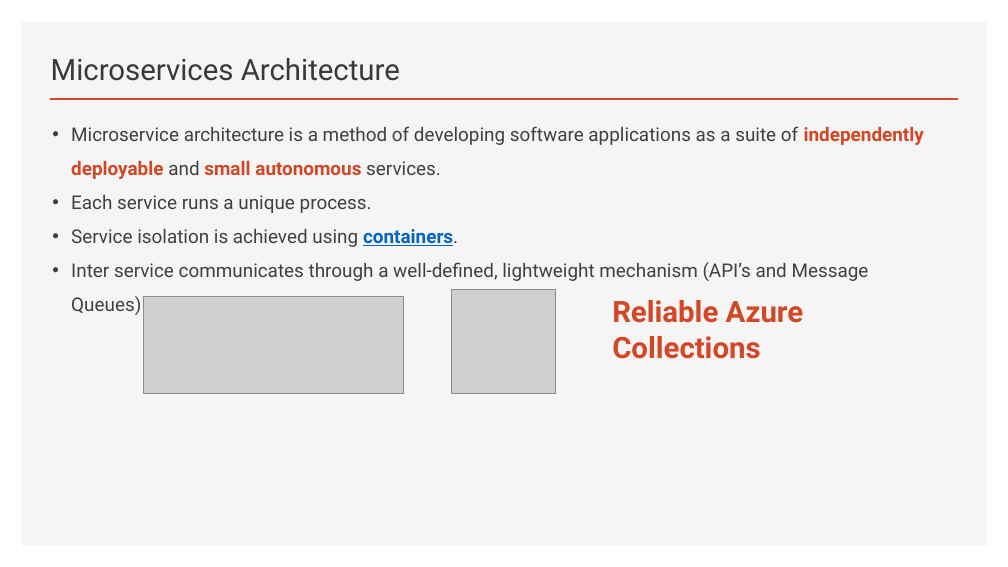
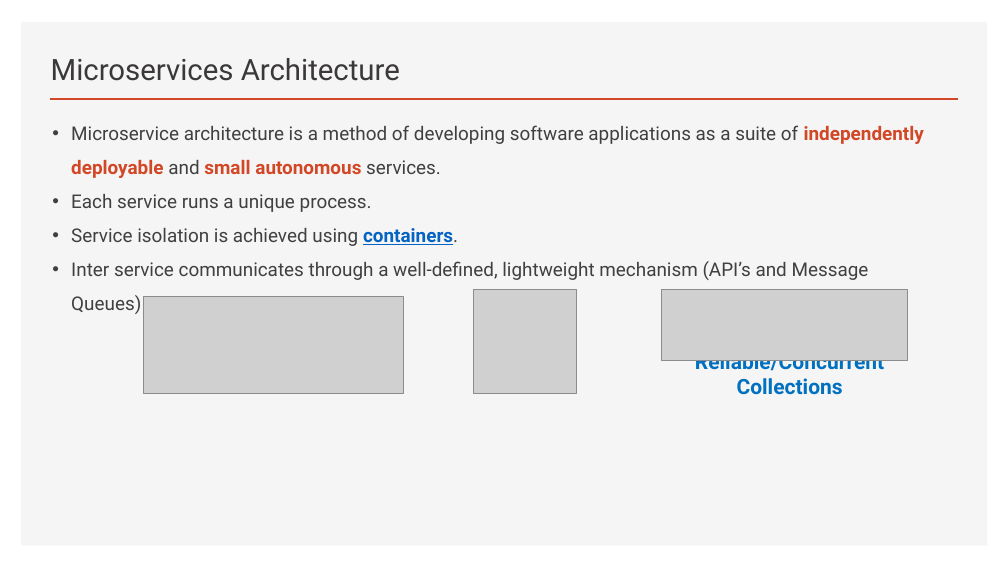
Before and after one commit to brianperera/EasyMaintain, a slide deck: slide 5 of Documents/MicroServices.pptx. Drawn at 1008x567 pixels with LibreOffice and Linux fonts; fonts in the diff are those of the drawing; grey boxes stand for pictures. Boxes give left, top, right and bottom in pixels: in the first picture for what was removed or moved away, otherwise in the second. Text is boxed around its words. In the diff, an @@ line names an element or a change of style, - is before the commit and + after.

```diff
--- a/Documents/MicroServices.pptx
+++ b/Documents/MicroServices.pptx
@@ picture: place and size @@
-picture at bbox=[451, 290, 555, 393]
+picture at bbox=[473, 290, 577, 393]
@@ picture added at bbox=[662, 290, 907, 361] @@
@@ text "Reliable/Concurrent" at bbox=[695, 360, 884, 395]: vertical alignment bottom to top @@
@@ text at bbox=[695, 360, 884, 395]: text changed; size 28 to 20 pt; text colour #D24726 to #0070C0 @@
-Reliable Azure Collections
+Reliable/Concurrent
+Collections
```
Also in this commit, not shown: 8 other slides changed.
